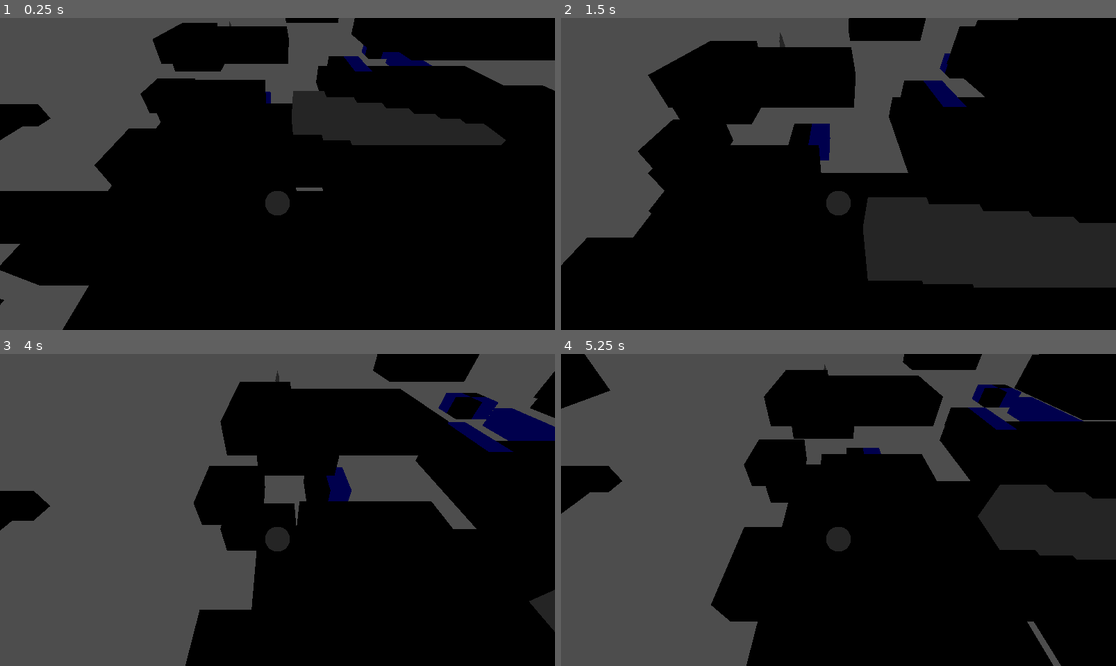
Above: before the commit, frames 1-4 (two rows, left to right).
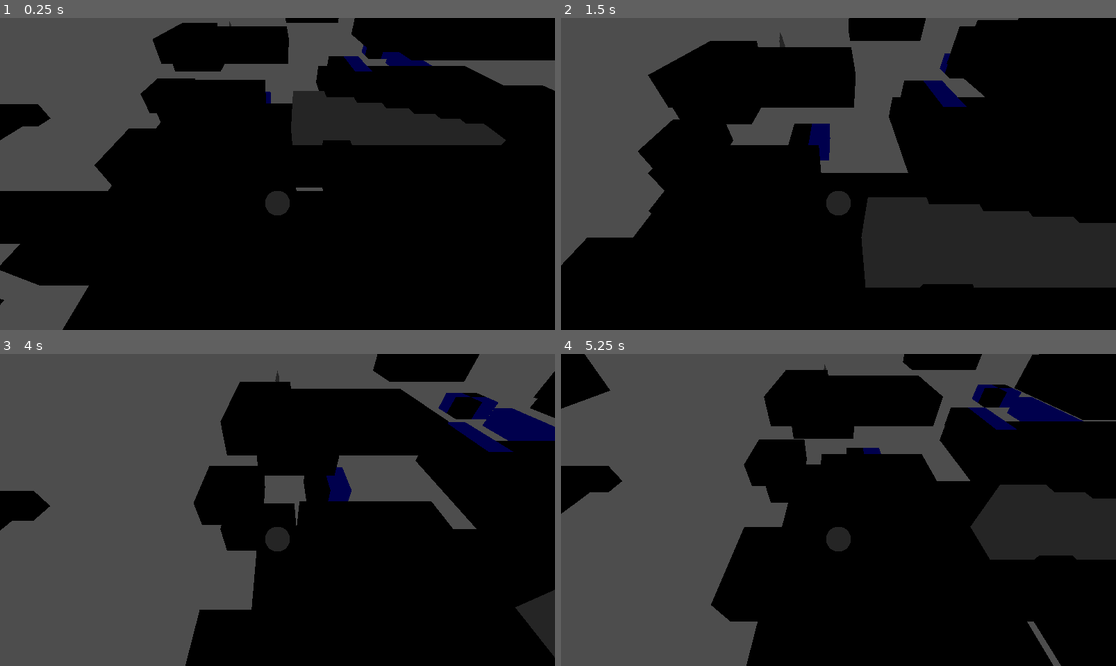
Above: after the commit, the same moments.

Repository: whomera/Monstercollector2.5D.demoGodot2
Game: Godot game, scene res://Spatial.tscn
Same seed, same stepped clock (60 frames per second), same inputs: the game is played once before the commit and once after it.
Inputs:
- Up to frame 1 (0.25 s): no input
- Up to frame 2 (1.5 s): tap Enter at 0.5 s; hold Up (ui_up) from 0.53 s (still down)
- Up to frame 3 (4 s): release Up (ui_up) at 2.03 s; hold Left (ui_left) 2.03-3.53 s; hold Down (ui_down) from 3.53 s (still down)
- Up to frame 4 (5.25 s): release Down (ui_down) at 4.28 s; hold Right (ui_right) 4.28-5.03 s; tap Space at 5 s; hold Up (ui_up) from 5.03 s (still down)

The runs differ from the first frame. In frame 1, 0.2% of the frame differs, in the area x 52-59%, y 33-41%; in frame 2, 0.3%; in frame 3, 0.5%; in frame 4, 0.5%, in the area x 73-87%, y 52-66%.

Commit message:
Add files via upload

Diff:
--- a/progetto 2.5d github/Spatial.tscn
+++ b/progetto 2.5d github/Spatial.tscn
@@ -101,6 +101,6 @@
 cell_center_y = false
 cell_center_z = false
 data = {
-"cells": PackedInt32Array(0, 65528, 4, 65530, 65531, 3, 2, 65529, 1, 65539, 65529, 1, 131076, 65529, 1, 196613, 65529, 1, 262150, 65529, 1, -65535, 65529, 1, 327687, 65529, 1)
+"cells": PackedInt32Array(0, 65528, 4, 65530, 65531, 3, 2, 65529, 1, 65539, 65529, 1, 131076, 65529, 1, 196613, 65529, 1, 262150, 65529, 1, -65535, 65529, 1, 327687, 65529, 1, 7, 65529, 1)
 }
-metadata/_editor_floor_ = Vector3(0, 5, 0)
+metadata/_editor_floor_ = Vector3(0, 0, 0)
Not shown: 8 places in progetto 2.5d github/complete.tres that only renumber resources
Not shown: 3 places in progetto 2.5d github/elevatormap.tres that only renumber resources
